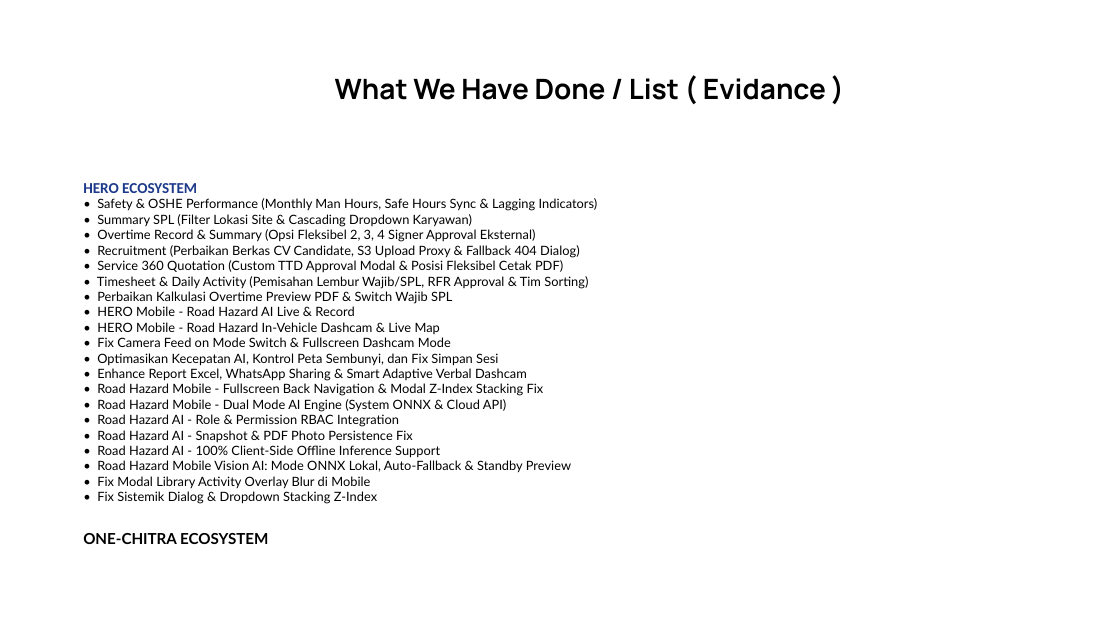
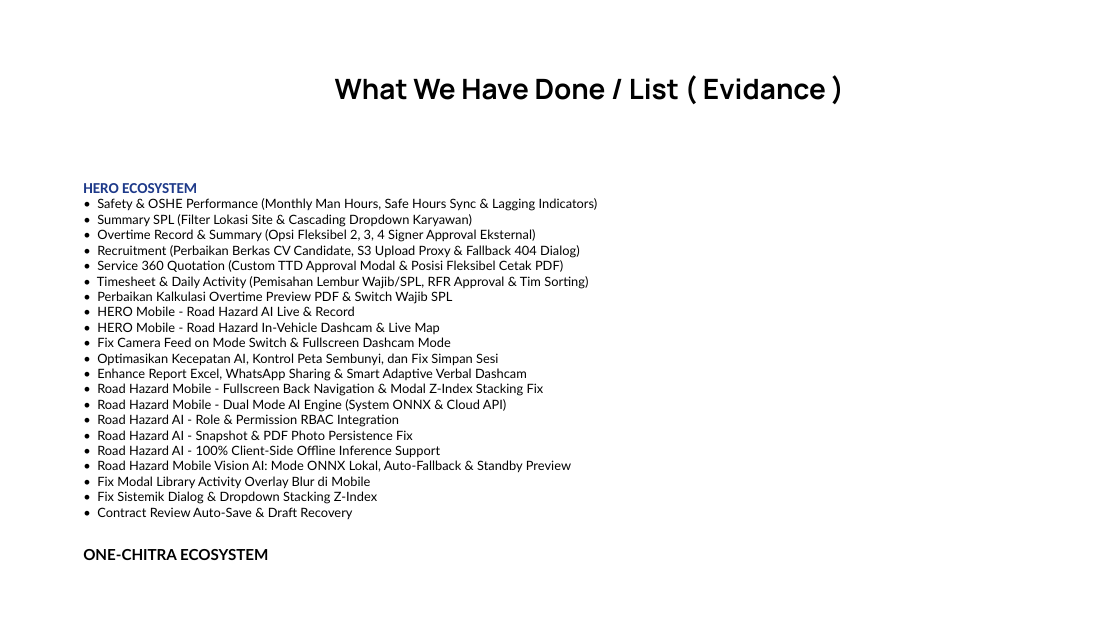
Before and after one commit to Annaskhadafi/hero, a slide deck: slide 4 of Monthly/MONTHLY NOVEMBER 2026 SDS.pptx. Drawn at 1120x630 pixels with LibreOffice and Linux fonts; fonts in the diff are those of the drawing; background and template pictures are left out. Boxes give left, top, right and bottom in pixels: in the first picture for what was removed or moved away, otherwise in the second. Text is boxed around its words. In the diff, an @@ line names an element or a change of style, - is before the commit and + after.

Commit message:
feat(contract-review): add auto-save and draft recovery for evaluation points

```diff
--- a/Monthly/MONTHLY NOVEMBER 2026 SDS.pptx
+++ b/Monthly/MONTHLY NOVEMBER 2026 SDS.pptx
@@ text at [97,507,352,519]: paragraph added @@
+• Contract Review Auto-Save & Draft Recovery
```
Also in this commit, not shown: 1 slide added, 3 other files.
